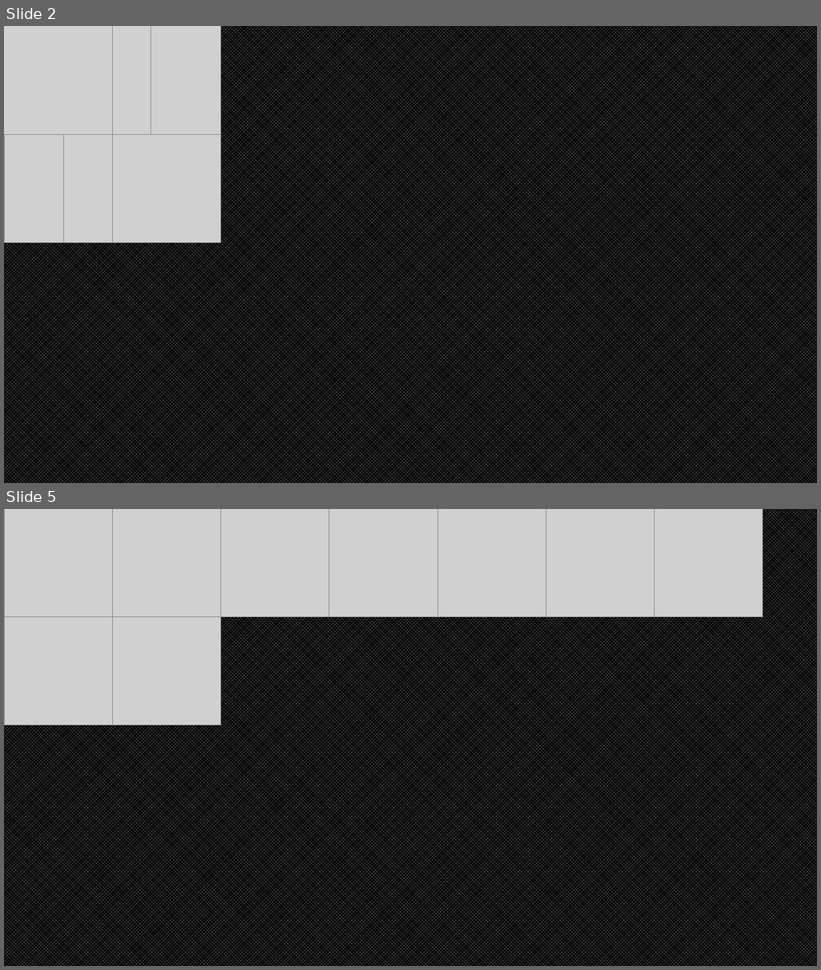
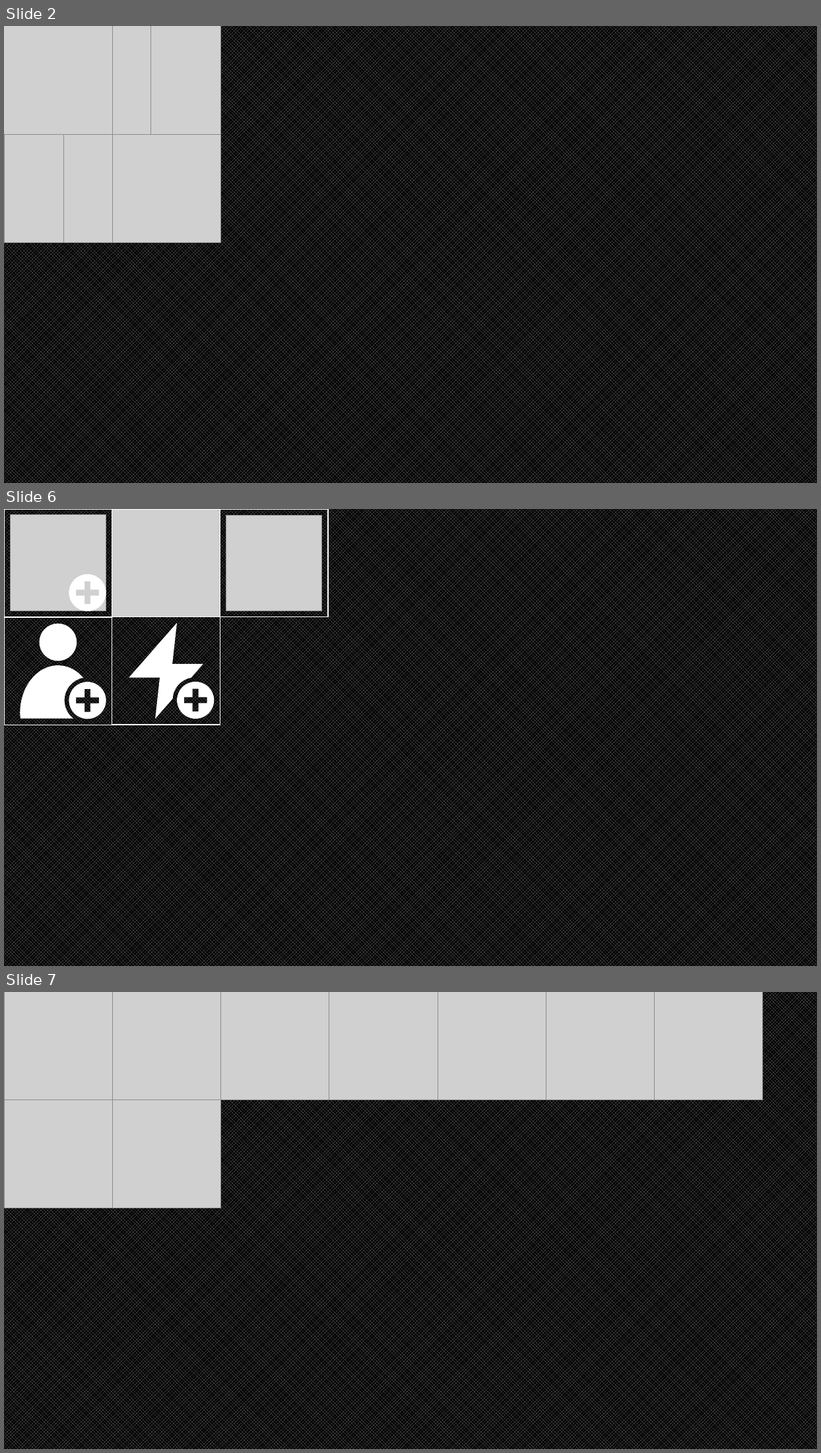
Before and after one commit to B0ttle-Cat/Project-Hometown-QuickTest, a slide deck: Assets/ThirdParty/CleanFlatIcon/UsingGroup/icon.pptx. Shown one above the other, each under a label of ours: slides 2 and 5 before the commit, slides 2, 6 and 7 after it; the slides between them are not shown. The pictures are 821x970 and 821x1453 pixels, drawn with LibreOffice and Linux fonts; fonts in the diff are those of the drawing; grey boxes stand for pictures. Boxes give left, top, right and bottom in pixels: in the first picture for what was removed or moved away, otherwise in the second. Text is boxed around its words. In the diff, an @@ line names an element or a change of style, - is before the commit and + after.

```diff
--- a/Assets/ThirdParty/CleanFlatIcon/UsingGroup/icon.pptx
+++ b/Assets/ThirdParty/CleanFlatIcon/UsingGroup/icon.pptx
@@ slide 6 added at <box>4,509,817,966</box>, background pattern #808080 on #000000 @@
@@ rectangle added at <box>4,509,112,617</box>, outline #FFFFFF 1 pt @@
@@ picture added at <box>10,515,106,611</box> @@
@@ picture added at <box>112,509,220,617</box> @@
@@ rectangle added at <box>112,509,220,617</box>, outline #FFFFFF 1 pt @@
@@ rectangle added at <box>220,509,328,617</box>, outline #FFFFFF 1 pt @@
@@ picture added at <box>226,515,322,611</box> @@
@@ freeform shape added at <box>69,574,106,611</box>, fill #FFFFFF @@
@@ rectangle added at <box>4,617,112,725</box>, outline #FFFFFF 1 pt @@
@@ freeform shape added at <box>20,624,83,719</box>, fill #FFFFFF @@
@@ rectangle added at <box>112,617,220,725</box>, outline #FFFFFF 1 pt @@
@@ freeform shape added at <box>129,623,203,719</box>, fill #FFFFFF @@
@@ freeform shape added at <box>69,682,106,720</box>, fill #FFFFFF @@
@@ freeform shape added at <box>177,682,215,719</box>, fill #FFFFFF @@
@@ what was slide 5 is now slide 7 @@
```
Also in this commit, not shown: 1 slide changed, 3 other slides added, 2 slides removed, 37 other files.
